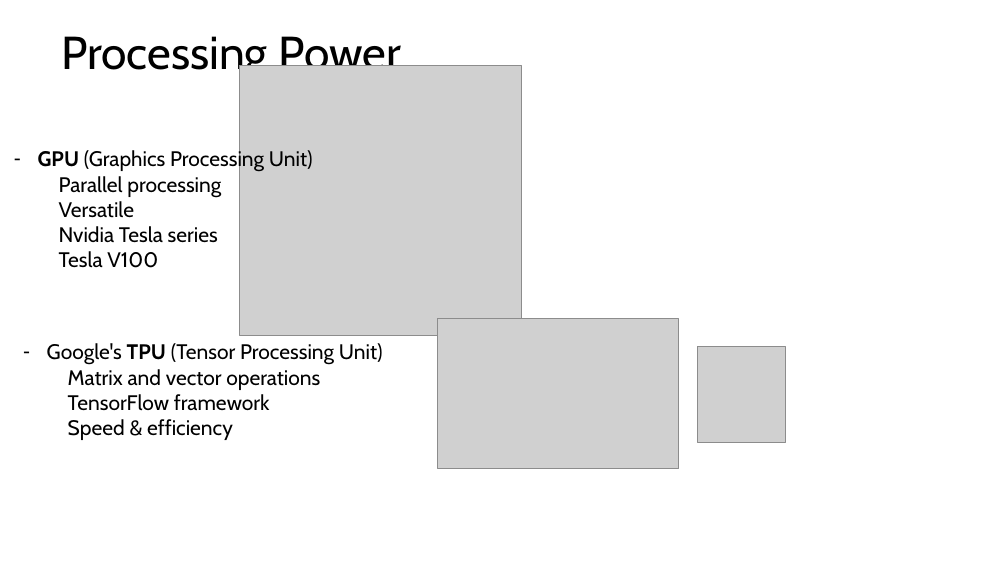
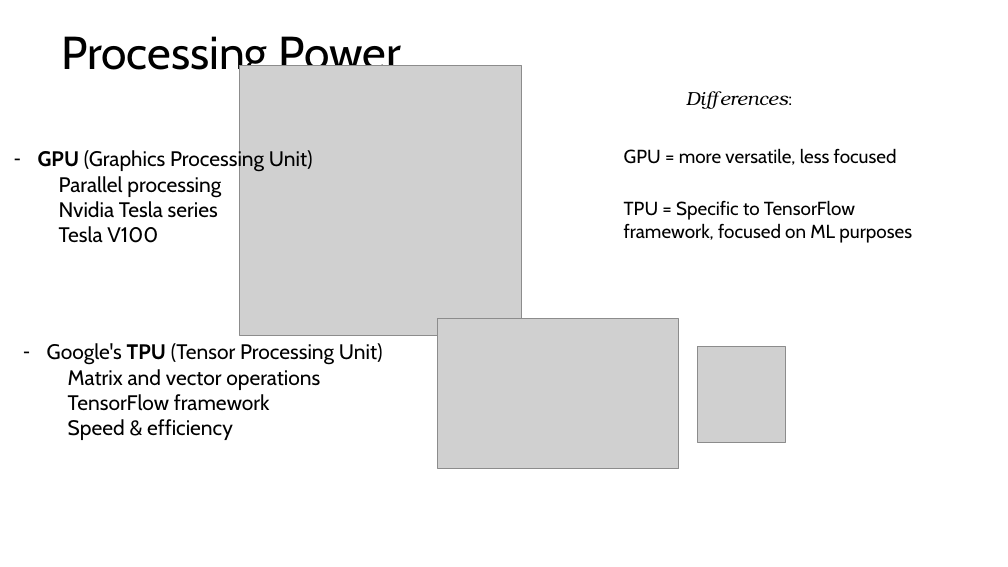
Before and after one commit to Elikariuki/CST8912-Group2_013, a slide deck: slide 7 of Presentation3_group2_CST_8912.pptx. Drawn at 1008x567 pixels with LibreOffice and Linux fonts; fonts in the diff are those of the drawing; grey boxes stand for pictures. Boxes give left, top, right and bottom in pixels: in the first picture for what was removed or moved away, otherwise in the second. Text is boxed around its words. In the diff, an @@ line names an element or a change of style, - is before the commit and + after.

```diff
--- a/Presentation3_group2_CST_8912.pptx
+++ b/Presentation3_group2_CST_8912.pptx
@@ text added at (x1=686, y1=91, x2=792, y2=109), 18 pt, text #000000, italic @@
+Differences:
@@ text at (x1=38, y1=149, x2=313, y2=243): text changed @@
-– GPU (Graphics Processing Unit)
-  Parallel processing
-  Versatile
-  Nvidia Tesla series
-  Tesla V100
+– GPU (Graphics Processing Unit)
+  Parallel processing
+  Nvidia Tesla series
+  Tesla V100
@@ text added at (x1=624, y1=148, x2=897, y2=165), 18 pt, text #000000 @@
+GPU = more versatile, less focused
@@ text added at (x1=624, y1=200, x2=912, y2=243), 18 pt, text #000000 @@
+TPU = Specific to TensorFlow framework, focused on ML purposes
```
Also in this commit, not shown: 2 other slides changed, 1 other file.
